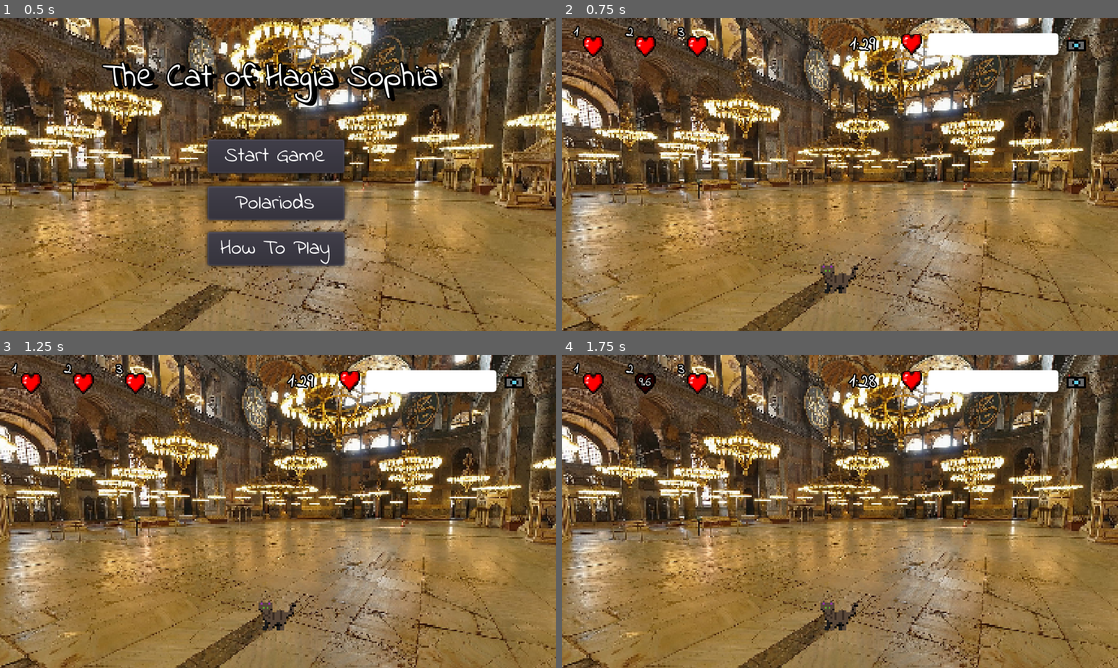
Above: before the commit, frames 1-4 (two rows, left to right).
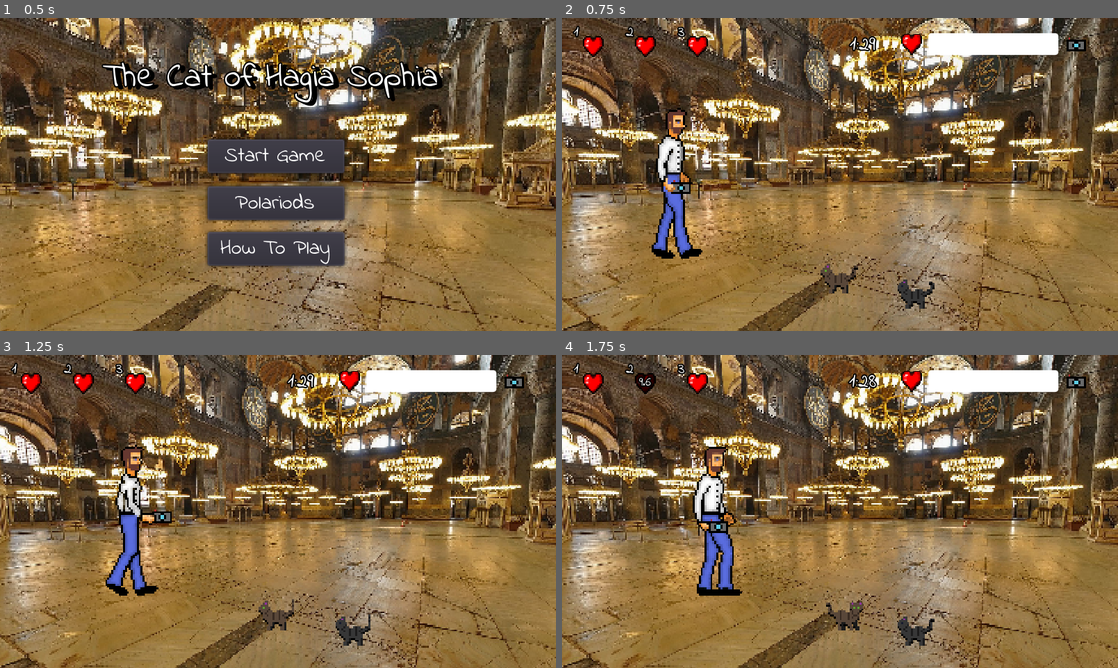
Above: after the commit, the same moments.

Repository: Frozander/BAUGamejam2021
Game: Godot game, scene res://Scenes/TitleScreen.tscn
The game is run twice, just before and just after one commit, with the same random seed, the same clock (stepped at 60 frames per second) and the same inputs. Sound files missing from this copy of the repository are replaced by a short silence.
Inputs:
- Up to frame 1 (0.5 s): no input
- Up to frame 2 (0.75 s): click "Start Game" at 0.5 s
- Up to frame 3 (1.25 s): no input
- Up to frame 4 (1.75 s): tap Enter at 1.25 s; hold Right (ui_right) from 1.28 s (still down); tap 2 (pose) at 1.35 s

Frame 1 is identical in both runs. In frame 2, 2.6% of the frame differs, in the area x 16-67%, y 28-93%; in frame 3, 2.5%; in frame 4, 3.0%, in the area x 23-67%, y 29-93%.
Error before the commit: Parse Error: The function "on_pose" already exists in this class (at line 125). (res://Assets/Scripts/Cat.gd:132)

Commit message:
solve for conflict

Diff:
--- a/Assets/Scripts/Cat.gd
+++ b/Assets/Scripts/Cat.gd
@@ -129,10 +129,6 @@
 		movement_vector = Vector2(0,0)
 		$AudioStreamPlayer.stop()
 
-func on_pose():
-	if Global.ability_cooldown_map["pose"].is_ready():
-		is_posing = true
-
 func update_petting_percentage(per):
 	$ProgressBar.value = per
 
--- a/Assets/Scripts/Game.gd
+++ b/Assets/Scripts/Game.gd
@@ -101,15 +101,15 @@
 func find_closest_person_to_cat():
 	if len(people[current_part]) > 0:
 		var closest_person_to_cat = people[current_part][0]
-    var min_dist = dist_between_cat_and_person(closest_person_to_cat)
-    for person in people[current_part]:
-      if person.is_photographer:
-        continue
-      var dist = dist_between_cat_and_person(person)
-      if dist < min_dist:
-        closest_person_to_cat = person
-        min_dist = dist
-    return closest_person_to_cat
+		var min_dist = dist_between_cat_and_person(closest_person_to_cat)
+		for person in people[current_part]:
+			if person.is_photographer:
+				continue
+			var dist = dist_between_cat_and_person(person)
+			if dist < min_dist:
+				closest_person_to_cat = person
+				min_dist = dist
+		return closest_person_to_cat
 
 func dist_between_cat_and_person(person):
 	var diff = person.position - $MoveZone/Cat.position
